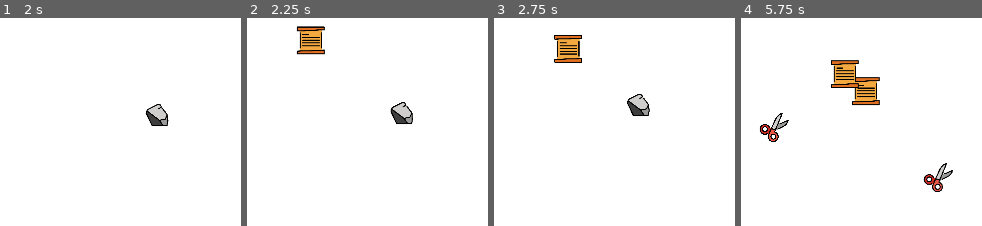
Above: before the commit, frames 1-4 (left to right).
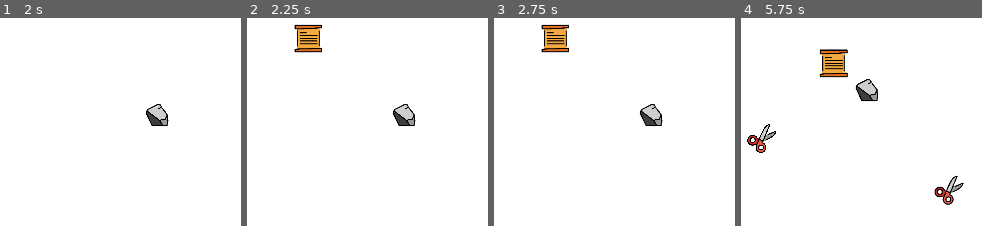
Above: after the commit, the same moments.

Repository: EthanDenny/RockPaperScissors
Game: Godot game, scene res://Main.tscn
Same seed, same stepped clock (60 frames per second), same inputs: the game is played once before the commit and once after it.
Inputs (mouse positions are in pixels of both pictures, inside the frame that each line leads up to):
- Up to frame 1 (2 s): tap Enter at 0.5 s; move the mouse to (156, 115) at 0.52 s; click (156, 115) at 0.6 s; tap Space at 1.25 s; move the mouse to (outside the picture) at 1.27 s; right-click (outside the picture) at 1.35 s
- Up to frame 2 (2.25 s): tap Enter at 2 s; move the mouse to (307, 38) at 2.02 s; click (307, 38) at 2.1 s
- Up to frame 3 (2.75 s): no input
- Up to frame 4 (5.75 s): move the mouse to (outside the picture) at 2.77 s; right-click (outside the picture) at 2.85 s; move the mouse to (962, 205) at 3.52 s; click (962, 205) at 3.6 s; move the mouse to (outside the picture) at 4.27 s; right-click (outside the picture) at 4.35 s; move the mouse to (762, 136) at 5.02 s; click (762, 136) at 5.1 s

Frame 1 is identical in both runs. In frame 2, 2.0% of the frame differs, in the area x 19-71%, y 2-52%; in frame 3, 3.7%; in frame 4, 6.0%, in the area x 2-93%, y 14-90%.

Commit message:
Pause when all the same type
When a type of hand eventually 'wins', the game will automatically pause itself

Diff:
--- a/Main.gd
+++ b/Main.gd
@@ -29,7 +29,11 @@
 
 	var pos = hand.position
 
+	var all_same_type = true
+	var check_type = get_child(0).type_id
+
 	for child in get_children():
+		if child.type_id != check_type: all_same_type = false
 		if child.type_id == hand.type_id: continue
 
 		var dist = pos.distance_to(child.position)
@@ -48,6 +52,9 @@
 			if dist < near_dist and child.type_id in ids:
 				nearest_with_type = child
 
+	if all_same_type:
+		simulate = false
+
 	if nearest_with_type == null:
 		return nearest_no_type
 	else:
